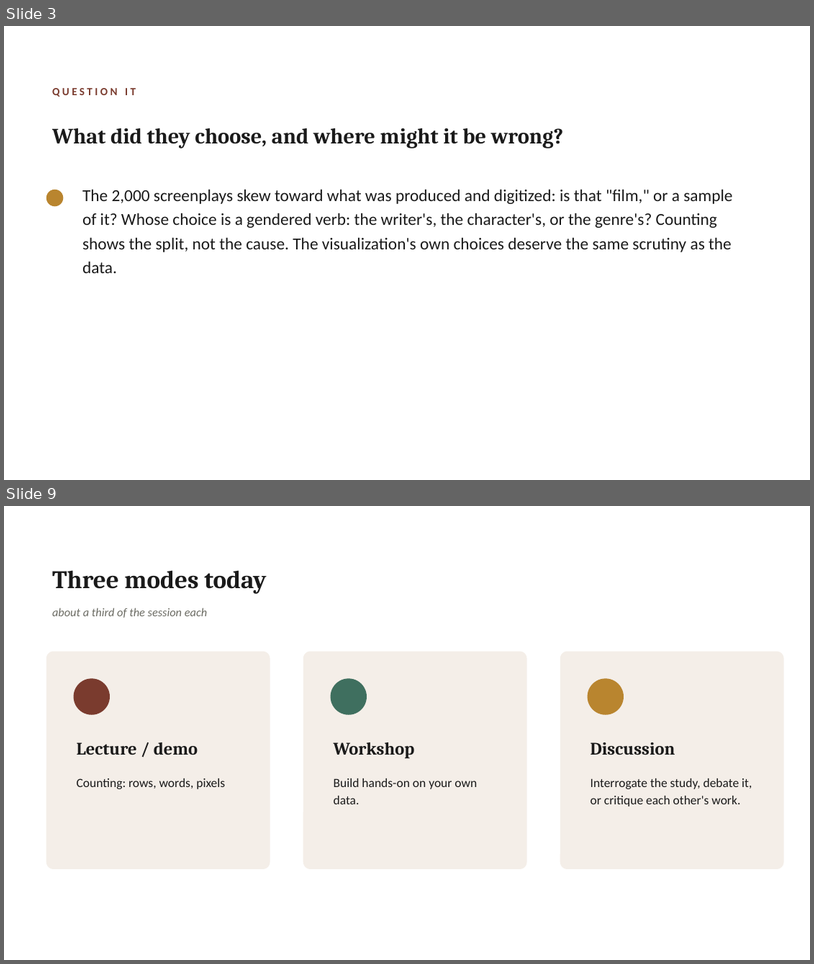
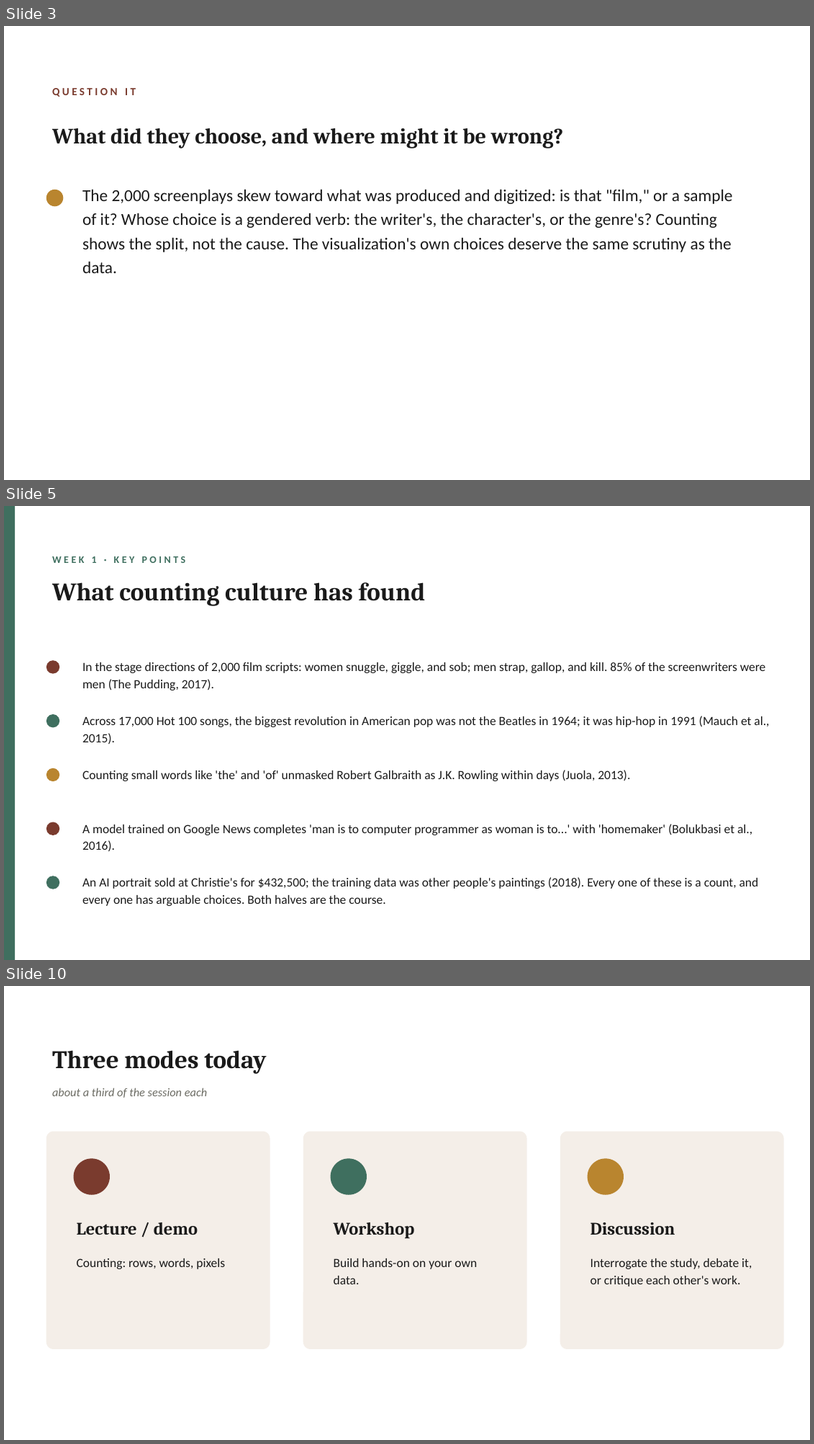
Before and after one commit to lucianli123/culture-as-data-2026, a slide deck: slides/pptx/week-01.pptx. Shown one above the other, each under a label of ours: slides 3 and 9 before the commit, slides 3, 5 and 10 after it; the slides between them are not shown. The pictures are 814x964 and 814x1444 pixels, drawn with LibreOffice and Linux fonts; fonts in the diff are those of the drawing. Boxes give left, top, right and bottom in pixels: in the first picture for what was removed or moved away, otherwise in the second. Text is boxed around its words. In the diff, an @@ line names an element or a change of style, - is before the commit and + after.

```diff
--- a/slides/pptx/week-01.pptx
+++ b/slides/pptx/week-01.pptx
@@ slide 5 added at bbox=[4, 506, 810, 960], background #FFFFFF @@
@@ rectangle added at bbox=[4, 506, 15, 960], fill #3F6F5F @@
@@ text added at bbox=[52, 556, 186, 563], 12 pt, text #3F6F5F, bold @@
+WEEK 1 · KEY POINTS
@@ text added at bbox=[52, 582, 426, 606], 30 pt, text #1A1A1A, bold @@
+What counting culture has found
@@ ellipse added at bbox=[46, 660, 59, 674], fill #7A3B2E @@
@@ text added at bbox=[82, 662, 766, 690], 15 pt, text #1A1A1A @@
+In the stage directions of 2,000 film scripts: women snuggle, giggle, and sob; men strap, gallop, and kill. 85% of the screenwriters were men (The Pudding, 2017).
@@ ellipse added at bbox=[46, 714, 59, 728], fill #3F6F5F @@
@@ text added at bbox=[82, 716, 769, 744], 15 pt, text #1A1A1A @@
+Across 17,000 Hot 100 songs, the biggest revolution in American pop was not the Beatles in 1964; it was hip-hop in 1991 (Mauch et al., 2015).
@@ ellipse added at bbox=[46, 768, 59, 781], fill #B9852F @@
@@ text added at bbox=[82, 770, 630, 781], 15 pt, text #1A1A1A @@
+Counting small words like 'the' and 'of' unmasked Robert Galbraith as J.K. Rowling within days (Juola, 2013).
@@ ellipse added at bbox=[46, 822, 59, 835], fill #7A3B2E @@
@@ text added at bbox=[82, 824, 753, 851], 15 pt, text #1A1A1A @@
+A model trained on Google News completes 'man is to computer programmer as woman is to...' with 'homemaker' (Bolukbasi et al., 2016).
@@ ellipse added at bbox=[46, 875, 59, 889], fill #3F6F5F @@
@@ text added at bbox=[82, 877, 759, 906], 15 pt, text #1A1A1A @@
+An AI portrait sold at Christie's for $432,500; the training data was other people's paintings (2018). Every one of these is a count, and every one has arguable choices. Both halves are the course.
@@ what was slide 9 is now slide 10 @@
```
Also in this commit, not shown: 6 slides changed, 16 other files.
